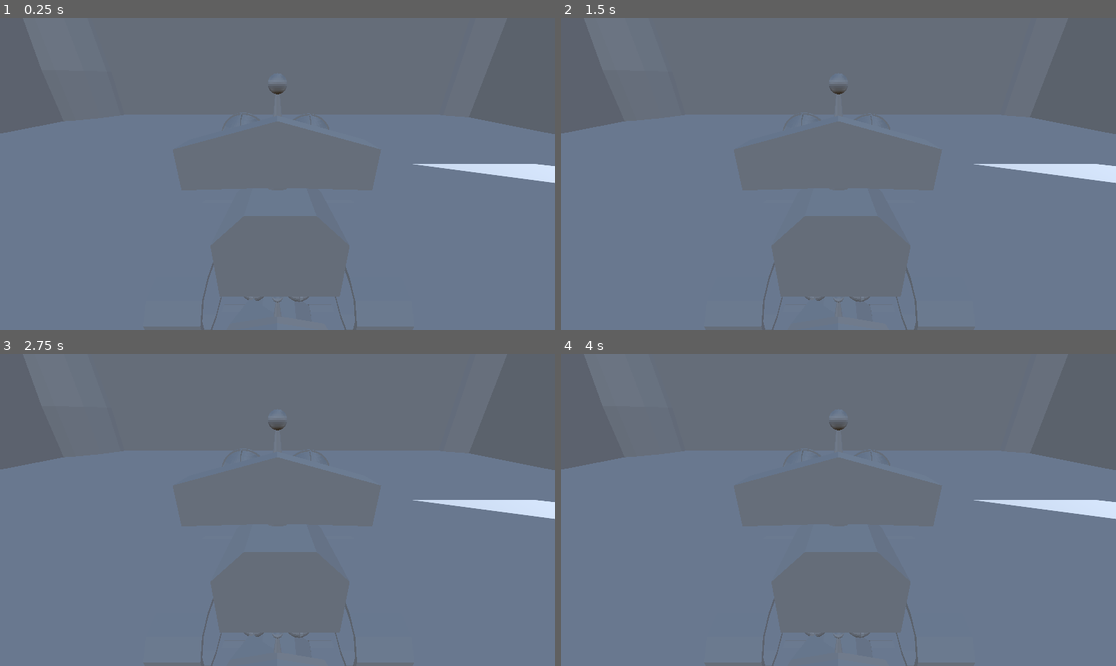
Above: before the commit, frames 1-4 (two rows, left to right).
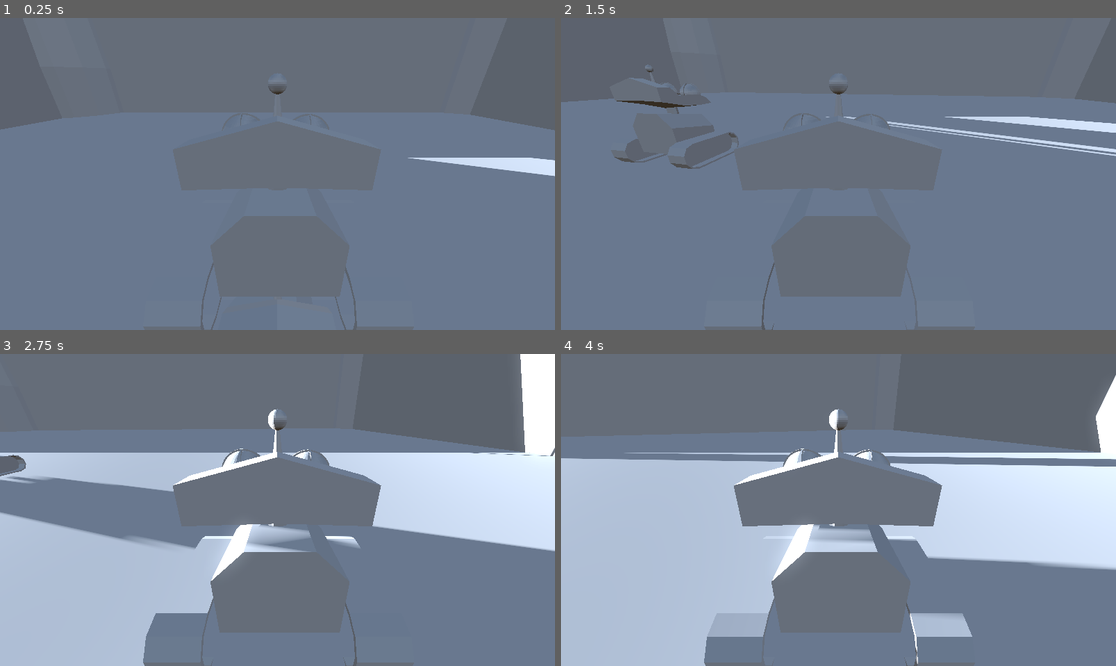
Above: after the commit, the same moments.

Repository: flores-maxEnergy/Free-Light
Game: Godot game, scene res://scenes/ferrovelho.tscn
Same seed, same stepped clock (60 frames per second), same inputs: the game is played once before the commit and once after it.
Inputs (mouse positions are in pixels of both pictures, inside the frame that each line leads up to):
- Up to frame 1 (0.25 s): no input
- Up to frame 2 (1.5 s): tap Enter at 0.5, 0.6, 1.35 s; move the mouse to (960, 158) at 0.52 s; hold Right (ui_right) 0.53-1.28 s; move the mouse to (727, 189) at 1.27 s; hold Down (ui_down) from 1.28 s (still down)
- Up to frame 3 (2.75 s): move the mouse to (333, 441) at 2.02 s; release Down (ui_down) at 2.03 s; hold Right (ui_right) from 2.03 s (still down); tap Enter at 2.1 s
- Up to frame 4 (4 s): move the mouse to (810, 572) at 2.77 s; release Right (ui_right) at 2.78 s; hold Up (ui_up) 2.78-3.53 s; tap Enter at 2.85, 3.6 s; move the mouse to (1005, 556) at 3.52 s; hold Left (ui_left) from 3.53 s (still down)

The runs differ from the first frame. In frame 1, 1.3% of the frame differs, in the area x 0-100%, y 30-96%; in frame 2, 5.3%; in frame 3, 31%; in frame 4, 39%, in the area x 0-100%, y 6-100%.

Commit message:
movimentação do f3
inicio movimento teste

Diff:
--- a/scenes/personagem.tscn
+++ b/scenes/personagem.tscn
@@ -1,10 +1,23 @@
-[gd_scene load_steps=2 format=3 uid="uid://hbsmy5au8vt1"]
+[gd_scene load_steps=4 format=3 uid="uid://hbsmy5au8vt1"]
 
 [ext_resource type="PackedScene" uid="uid://bydrhhe1rme45" path="res://assets/modelagens/F7.tscn" id="1_t2tgb"]
+[ext_resource type="Script" uid="uid://qm848wcdvtdu" path="res://scripts/personagem.gd" id="1_wtnic"]
 
-[node name="personagem" type="Node3D"]
+[sub_resource type="BoxShape3D" id="BoxShape3D_wtnic"]
+size = Vector3(1.303833, 1.5192871, 1.7406616)
 
-[node name="F-7E3" parent="." instance=ExtResource("1_t2tgb")]
+[node name="CharacterBody3D" type="CharacterBody3D"]
+script = ExtResource("1_wtnic")
 
-[node name="Camera3D" type="Camera3D" parent="."]
-transform = Transform3D(-3.9631114e-08, 0.42187467, -0.9066542, 1.8440728e-08, 0.9066542, 0.42187467, 1, 0, -4.371139e-08, -1.3790753, 1.121912, 0)
+[node name="CollisionShape3D" type="CollisionShape3D" parent="."]
+transform = Transform3D(1, 0, 0, 0, 1, 0, 0, 0, 1, 0.1519165, 0.22521973, 0.014312744)
+shape = SubResource("BoxShape3D_wtnic")
+
+[node name="personagem" type="Node3D" parent="."]
+
+[node name="F-7E3" parent="personagem" instance=ExtResource("1_t2tgb")]
+
+[node name="cabeca" type="Node3D" parent="personagem"]
+
+[node name="Camera3D" type="Camera3D" parent="personagem/cabeca"]
+transform = Transform3D(-3.9631114e-08, 0.42187467, -0.9066542, 1.8440728e-08, 0.9066542, 0.42187467, 1, 0, -4.3711392e-08, -1.3790753, 1.121912, 0)
--- /dev/null
+++ b/scripts/personagem.gd
@@ -0,0 +1,61 @@
+extends CharacterBody3D
+
+@export var velocidade := 5.0
+@export var sensibilidade := 0.001
+
+@onready var cabeca: Node3D = $personagem/cabeca
+@onready var camera: Camera3D = $personagem/cabeca/Camera3D
+
+
+func _ready() -> void:
+	Input.set_mouse_mode(Input.MOUSE_MODE_CAPTURED)
+	camera.current = true
+
+
+func _unhandled_input(event: InputEvent) -> void:
+	if event is InputEventMouseMotion:
+		# Gira o personagem para a direita e para a esquerda
+		rotate_y(-event.relative.x * sensibilidade)
+
+	if event is InputEventKey and event.pressed:
+		if event.keycode == KEY_ESCAPE:
+			Input.set_mouse_mode(Input.MOUSE_MODE_VISIBLE)
+		elif event.keycode == KEY_ENTER:
+			Input.set_mouse_mode(Input.MOUSE_MODE_CAPTURED)
+
+
+func _physics_process(delta: float) -> void:
+	if not is_on_floor():
+		velocity += get_gravity() * delta
+	else:
+		velocity.y = 0.0
+
+	var input_dir := Input.get_vector(
+		"ui_left",
+		"ui_right",
+		"ui_up",
+		"ui_down"
+	)
+
+	# Usa a direção da câmera para calcular o movimento
+	var frente := -camera.global_transform.basis.z
+	var direita := camera.global_transform.basis.x
+
+	# Ignora a inclinação vertical da câmera
+	frente.y = 0.0
+	direita.y = 0.0
+
+	frente = frente.normalized()
+	direita = direita.normalized()
+
+	var direcao := direita * input_dir.x - frente * input_dir.y
+	direcao = direcao.normalized()
+
+	if direcao != Vector3.ZERO:
+		velocity.x = direcao.x * velocidade
+		velocity.z = direcao.z * velocidade
+	else:
+		velocity.x = move_toward(velocity.x, 0.0, velocidade)
+		velocity.z = move_toward(velocity.z, 0.0, velocidade)
+
+	move_and_slide()
Not shown, added: scripts/personagem.gd.uid
